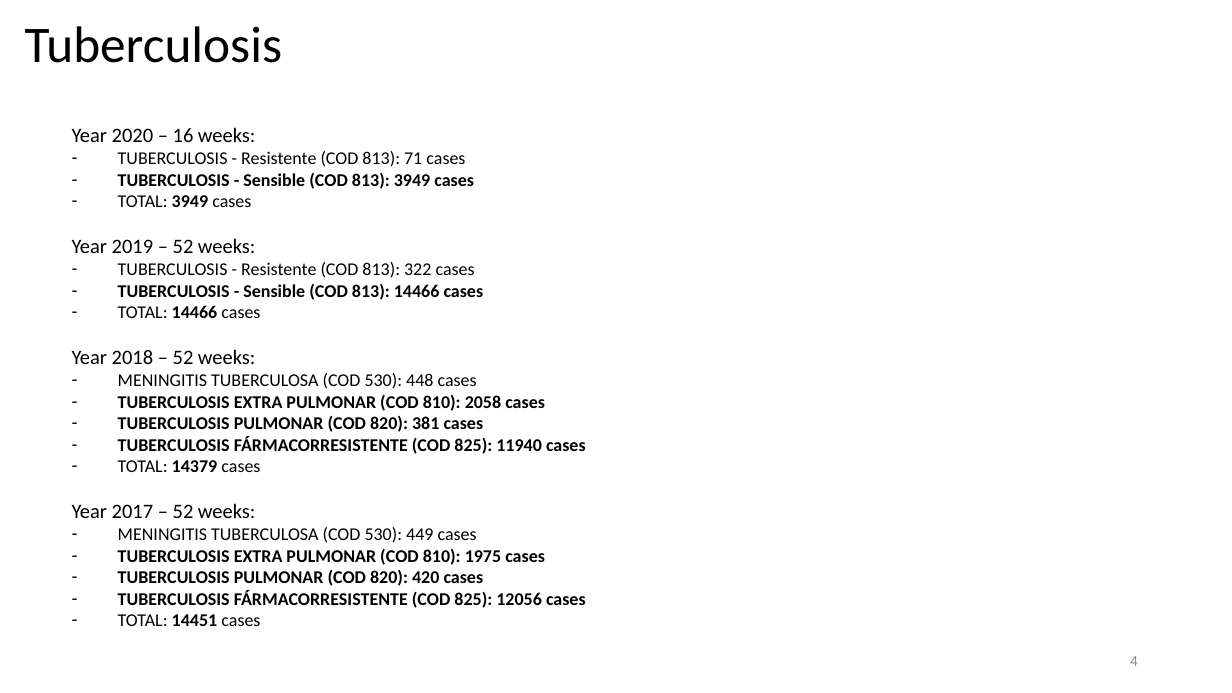
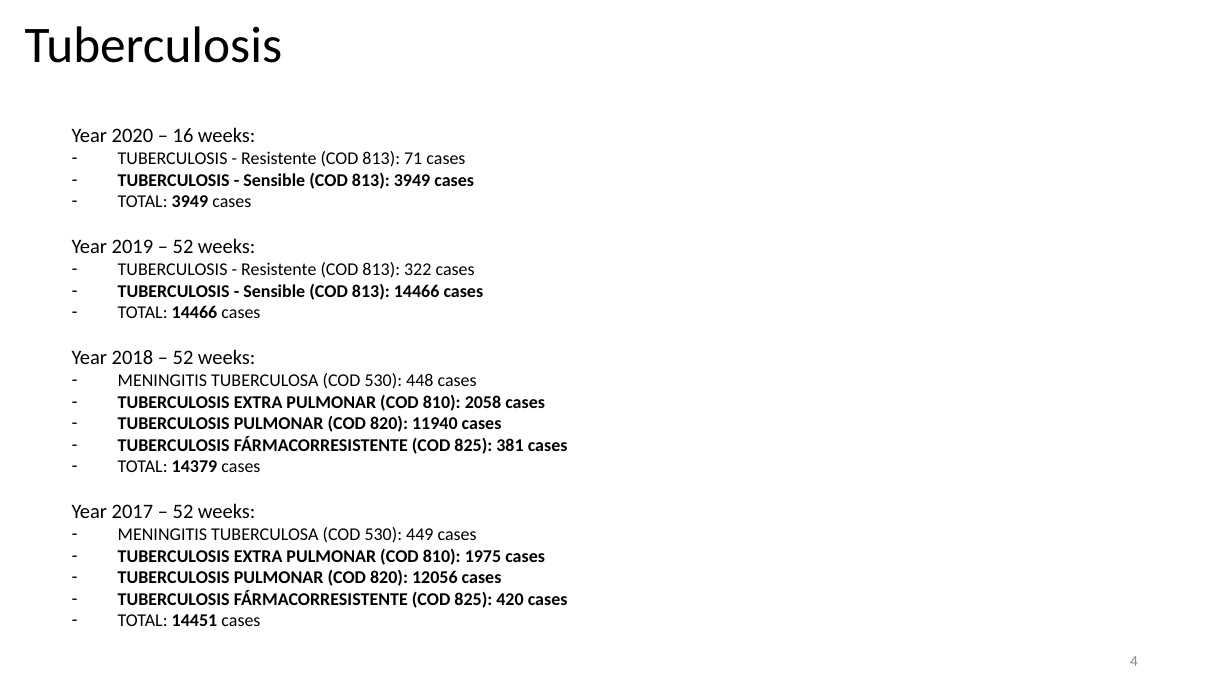
Before and after one commit to ansegura7/covid19-col-disease-impact, a slide deck: slide 4 of presentations/Presentation 7 - Tuberculosis Predictive Analysis.pptx. Drawn at 1232x693 pixels with LibreOffice and Linux fonts; fonts in the diff are those of the drawing. Boxes give left, top, right and bottom in pixels: in the first picture for what was removed or moved away, otherwise in the second. Text is boxed around its words. In the diff, an @@ line names an element or a change of style, - is before the commit and + after.

Commit message:
Update Presentation
Updated P7.

```diff
--- a/presentations/Presentation 7 - Tuberculosis Predictive Analysis.pptx
+++ b/presentations/Presentation 7 - Tuberculosis Predictive Analysis.pptx
@@ text at (x1=118, y1=416, x2=568, y2=454): text changed @@
-– TUBERCULOSIS PULMONAR (COD 820): 381 cases
-– TUBERCULOSIS FÁRMACORRESISTENTE (COD 825): 11940 cases
+– TUBERCULOSIS PULMONAR (COD 820): 11940 cases
+– TUBERCULOSIS FÁRMACORRESISTENTE (COD 825): 381 cases
@@ text at (x1=118, y1=570, x2=568, y2=608): text changed @@
-– TUBERCULOSIS PULMONAR (COD 820): 420 cases
-– TUBERCULOSIS FÁRMACORRESISTENTE (COD 825): 12056 cases
+– TUBERCULOSIS PULMONAR (COD 820): 12056 cases
+– TUBERCULOSIS FÁRMACORRESISTENTE (COD 825): 420 cases
```
